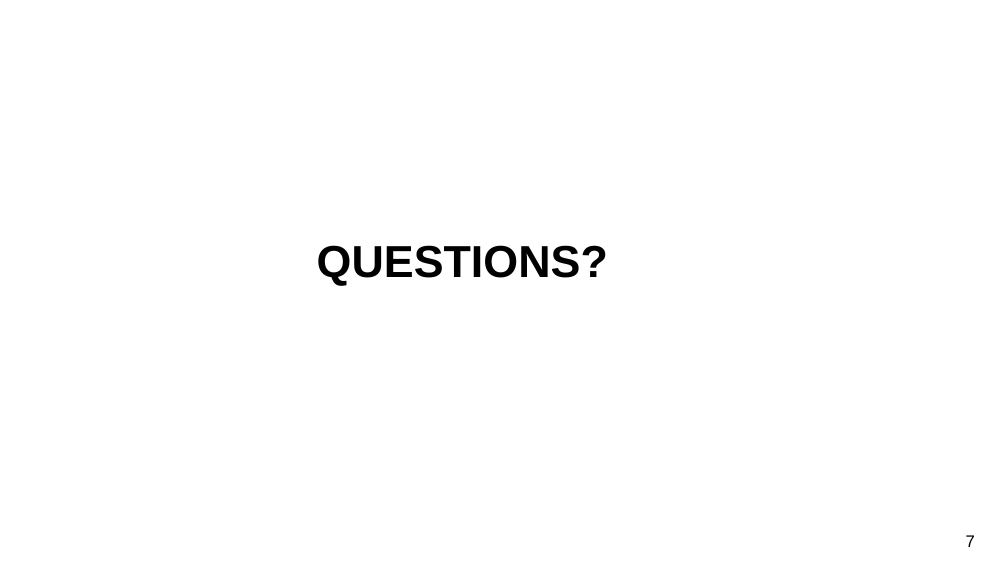
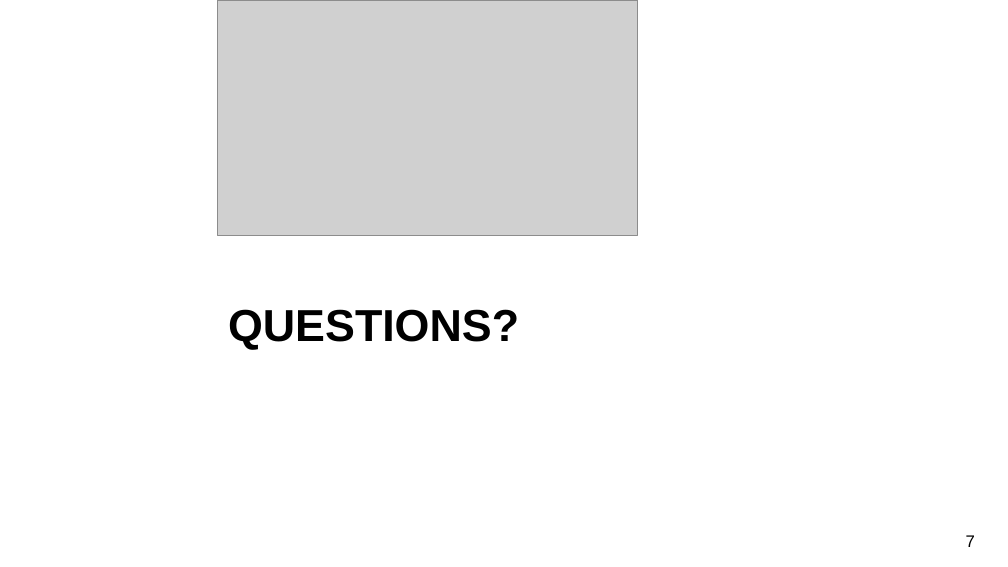
Before and after one commit to slobanwala1/FormulaOneGroup, a slide deck: slide 8 of NU-Project2FormulaOne (1).pptx. Drawn at 1008x567 pixels with LibreOffice and Linux fonts; fonts in the diff are those of the drawing; grey boxes stand for pictures; background and template pictures are left out. Boxes give left, top, right and bottom in pixels: in the first picture for what was removed or moved away, otherwise in the second. Text is boxed around its words. In the diff, an @@ line names an element or a change of style, - is before the commit and + after.

```diff
--- a/NU-Project2FormulaOne (1).pptx
+++ b/NU-Project2FormulaOne (1).pptx
@@ picture added at (218, 0, 638, 235) @@
@@ title "QUESTIONS?": place and size @@
-title "QUESTIONS?" at (317, 245, 608, 285)
+title "QUESTIONS?" at (228, 309, 519, 350)
```
Also in this commit, not shown: 2 other slides changed.
